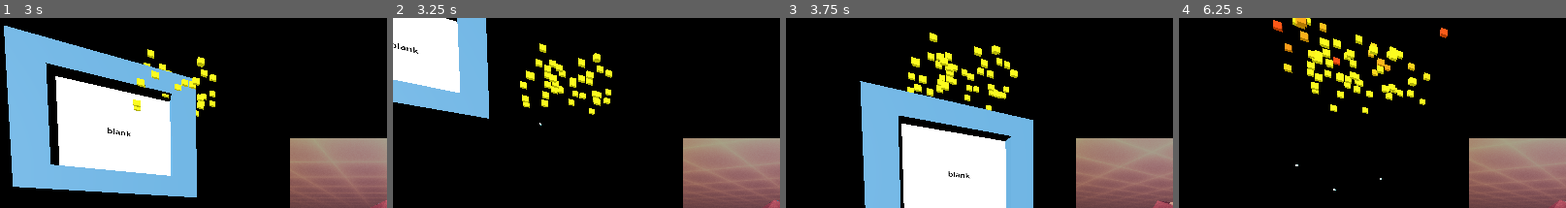
Above: before the commit, frames 1-4 (left to right).
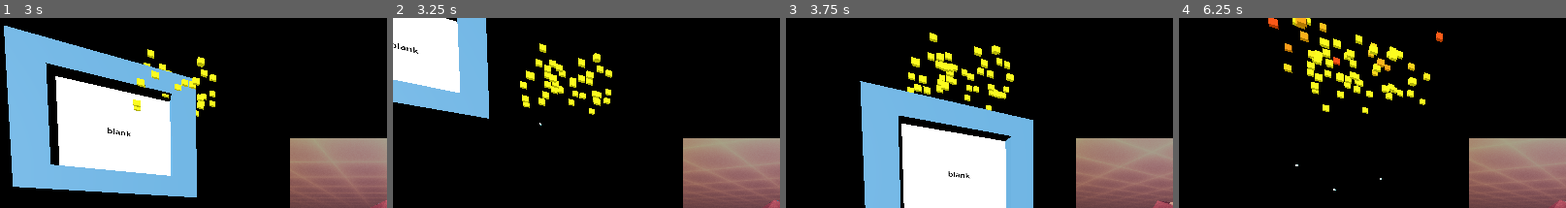
Above: after the commit, the same moments.

Repository: Kakcalu13/Mizo-godot-game
Game: Godot game, scene res://main.tscn
Two runs of this game, one before a commit and one after it. Both use one fixed random seed, a clock stepped at 60 frames per second and the inputs below. The project has no main scene, so this scene is started directly.
Inputs (mouse positions are % of the whole screen's width and height, from its top left):
- Up to frame 1 (3 s): move the mouse to (72, 52) at 0.52 s; press the mouse at (72, 52) at 0.53 s; release the mouse at (72, 52) at 1.25 s; drag from (30, 63) to (45, 80) at 1.27 s; move the mouse to (60, 32) at 2.02 s; press the mouse at (60, 32) at 2.03 s; release the mouse at (60, 32) at 2.75 s; drag from (45, 80) to (20, 40) at 2.77 s
- Up to frame 2 (3.25 s): no input
- Up to frame 3 (3.75 s): move the mouse to (80, 74) at 3.52 s; press the mouse at (80, 74) at 3.53 s
- Up to frame 4 (6.25 s): release the mouse at (80, 74) at 4.25 s; drag from (20, 40) to (35, 29) at 4.27 s; move the mouse to (55, 57) at 5.02 s; press the mouse at (55, 57) at 5.03 s; release the mouse at (55, 57) at 5.75 s; drag from (35, 29) to (30, 63) at 5.77 s
The pictures show only the part of the screen within x 0-50%, y 0-50%; the shares and areas given below are measured in that part.

Frame 1 is identical in both runs. In frame 2, less than 0.1% of the frame differs, in the area x 37-41%, y 41-47%; in frame 3, 0.3%; in frame 4, 0.5%, in the area x 23-70%, y 0-50%.

Commit message:
increased 3D collision to make click easier

Diff:
--- a/source/numbers/one_module_text.tscn
+++ b/source/numbers/one_module_text.tscn
@@ -5,7 +5,7 @@
 [ext_resource type="PackedScene" uid="uid://cj1h7tifsha4u" path="res://image_display.tscn" id="2_08k7x"]
 
 [sub_resource type="BoxShape3D" id="BoxShape3D_2nmdx"]
-size = Vector3(3, 3, 2)
+size = Vector3(4, 4, 3)
 
 [node name="one_module" type="Area3D"]
 script = ExtResource("1_cdpov")
@@ -26,5 +26,9 @@
 transform = Transform3D(1, 0, 0, 0, 1, 0, 0, 0, 1, 0, 1.5166, 0)
 shape = SubResource("BoxShape3D_2nmdx")
 
+[connection signal="area_entered" from="." to="." method="_on_area_entered"]
+[connection signal="input_event" from="." to="." method="_on_input_event"]
+[connection signal="mouse_entered" from="." to="." method="_on_mouse_entered"]
+
 [editable path="window"]
 [editable path="window/window"]
